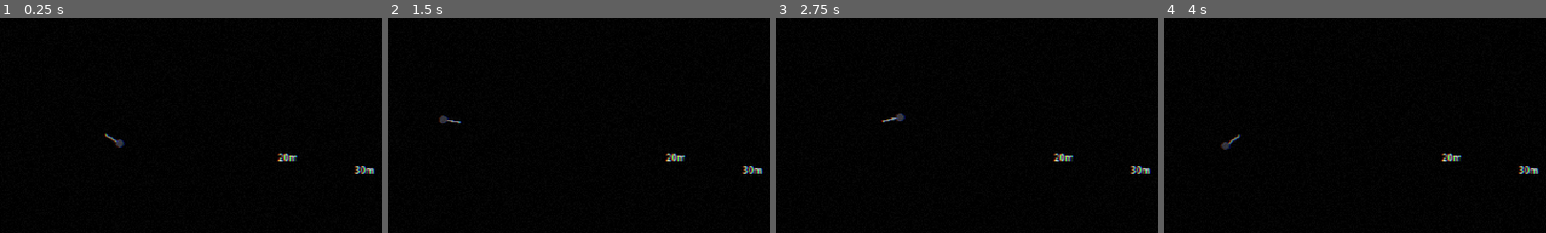
Above: before the commit, frames 1-4 (left to right).
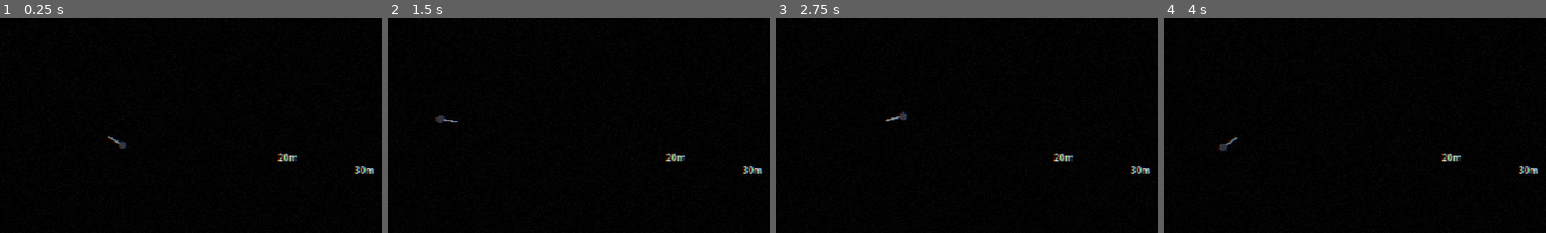
Above: after the commit, the same moments.

Repository: moowahaha/Podium80
Game: Godot game, scene res://src/events/hammer/Hammer.tscn
Same seed, same stepped clock (60 frames per second), same inputs: the game is played once before the commit and once after it. This scene is started directly instead of the project's main scene.
Inputs (mouse positions are % of the whole screen's width and height, from its top left):
- Up to frame 1 (0.25 s): no input
- Up to frame 2 (1.5 s): tap Enter (ui_accept) at 0.5, 0.77, 1.25 s; move the mouse to (72, 45) at 0.52 s; hold Right 0.53-1.25 s; tap Space (p1_a) at 0.6 s; click (72, 45) at 0.67 s; drag from (30, 55) to (45, 70) at 1.27 s
- Up to frame 3 (2.75 s): tap Enter (ui_accept) at 2 s; move the mouse to (60, 28) at 2.02 s; hold Right from 2.03 s (still down); tap Q at 2.1 s
- Up to frame 4 (4 s): release Right at 2.75 s; drag from (45, 70) to (20, 35) at 2.77 s; tap Enter (ui_accept) at 3.5, 3.77 s; move the mouse to (80, 65) at 3.52 s; hold Left from 3.53 s (still down); tap K at 3.6 s
The pictures show only the part of the screen within x 0-50%, y 28-78%; the shares and areas given below are measured in that part.

The runs differ from the first frame. In frame 1, 0.1% of the frame differs, in the area x 27-34%, y 53-61%; in frame 2, 0.1%; in frame 3, 0.1%; in frame 4, 0.1%.
Error in both runs: Out of bounds get index '0' (on base: 'Array[StringName]') (res://src/events/hammer/Hammer.gd:69)

Commit message:
Hammer: shrink thrower + swing on a visible chain; nudge pivot toward centre
Smaller hold sprite (HOLD_FIT 0.62) so the head clears the body and the chain reads;
head pushed out (CHAIN 48) past the thrower for a visible short chain; feet pivot
nudged from 0.18 toward the sprite centre (0.27).

Co-Authored-By: Claude Opus 4.8 (1M context) <noreply@anthropic.com>

Diff:
--- a/src/events/hammer/Hammer.gd
+++ b/src/events/hammer/Hammer.gd
@@ -21,10 +21,10 @@
 const GAUGE_R := 46.0
 const CAM_WINDUP_POS := Vector2(300.0, 286.0)
 const CAM_WINDUP_ZOOM := 1.7
-const HOLD_FIT := 0.95                        # hold-sprite draw scale (kept small enough to spin inside the cage)
-const FEET_FRAC := 0.18                       # the thrower's feet sit near the TOP of the 64px sprite; spin pivots here
-const GRIP := 22.0                            # chain anchor (hands) distance from the circle centre
-const CHAIN := 44.0                           # hammer-head distance while spinning
+const HOLD_FIT := 0.62                        # hold-sprite draw scale (small, so the hammer swings on a visible chain)
+const FEET_FRAC := 0.27                       # feet sit near the top of the sprite; pivot here (nudged toward centre)
+const GRIP := 26.0                            # chain anchor (hands) distance from the circle centre
+const CHAIN := 48.0                           # hammer-head distance while spinning (past the thrower → visible chain)
 
 var _field: Texture2D
 var _hold_tex: Texture2D
